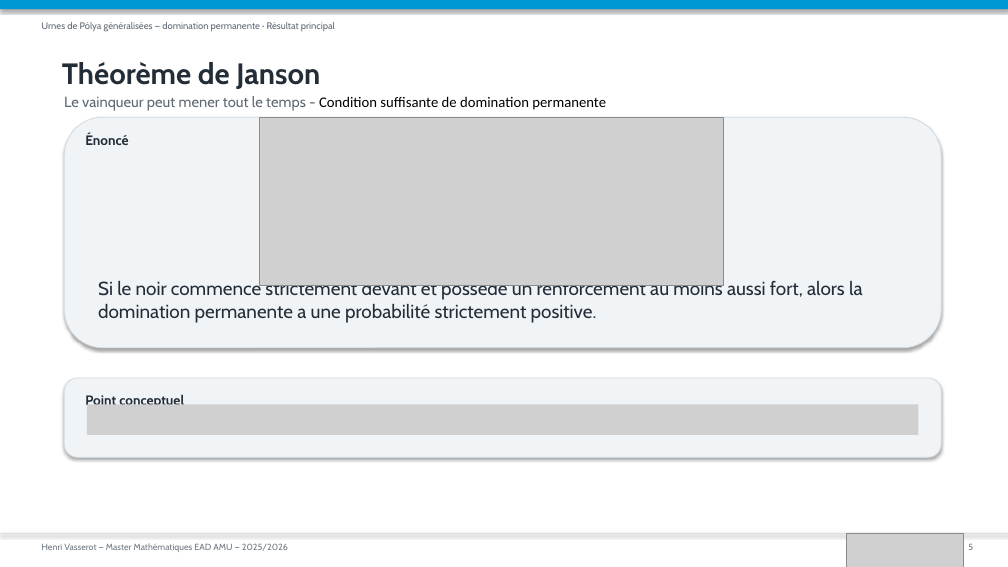
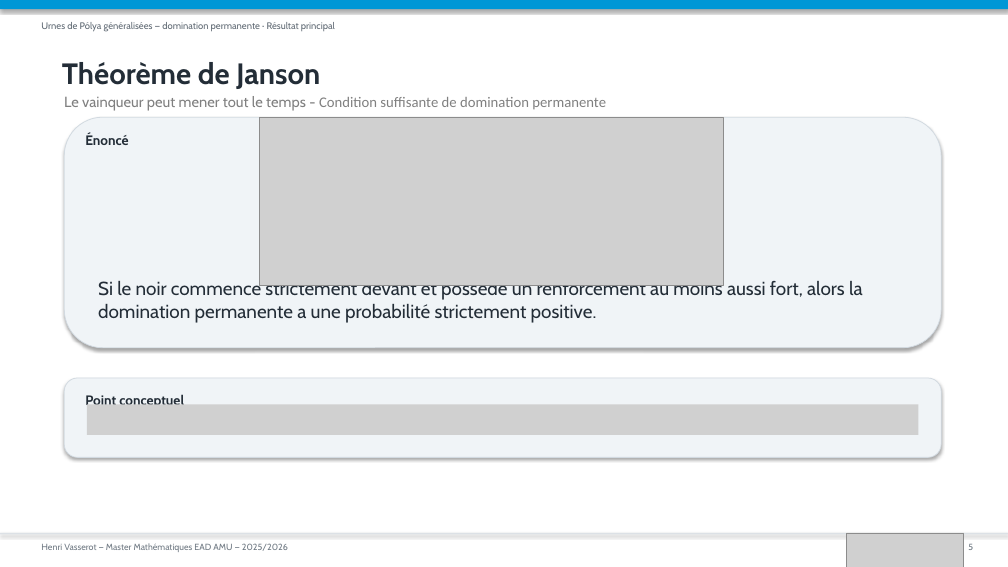
Before and after one commit to lolipop913/TER_Polya, a slide deck: slide 5 of presentation.pptx. Drawn at 1008x567 pixels with LibreOffice and Linux fonts; fonts in the diff are those of the drawing; grey boxes stand for pictures. Boxes give left, top, right and bottom in pixels: in the first picture for what was removed or moved away, otherwise in the second. Text is boxed around its words. In the diff, an @@ line names an element or a change of style, - is before the commit and + after.

```diff
--- a/presentation.pptx
+++ b/presentation.pptx
@@ text "Le vainqueur peut mener tout ..." at [64,96,606,111]: text colour #5F6973 to #808080 in "Le vainqueur peut mener tout le temps ..."; text colour #000000 to #808080 in "Condition suffisante de domination permanente" @@
```
Also in this commit, not shown: 10 other slides changed, 1 slide added, 1 other file.
